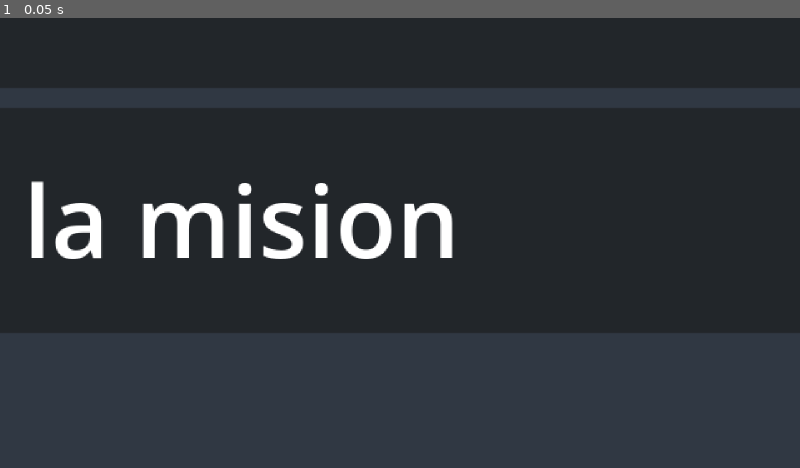
Above: before the commit, frame 1.
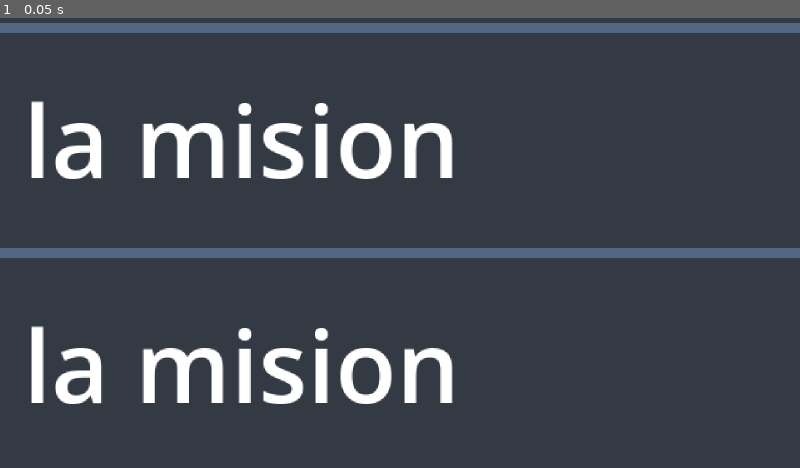
Above: after the commit, the same moment.

Repository: MatiasAndino/citybuilder_rpg
Game: Godot game, scene res://scenes/ui/mission_table/mission_table.tscn
Two runs of this game, one before a commit and one after it. Both use one fixed random seed, a clock stepped at 60 frames per second and the inputs below. The project has no main scene, so this scene is started directly.
Inputs:
- Up to frame 1 (0.05 s): no input

The runs differ from the first frame. In frame 1, 68% of the frame differs, in the area x 0-100%, y 0-86%.

Commit message:
WIP: MissionTable y sistema de misione

Diff:
--- a/scenes/ui/mission_table/mission/mission.tscn
+++ b/scenes/ui/mission_table/mission/mission.tscn
@@ -1,7 +1,11 @@
-[gd_scene load_steps=3 format=3 uid="uid://b04n6ah2oc1tn"]
+[gd_scene load_steps=5 format=3 uid="uid://b04n6ah2oc1tn"]
 
 [ext_resource type="StyleBox" uid="uid://dgr8rf8mwp8x7" path="res://resources/themes/ui_panel_transparent.tres" id="1_0gjlh"]
+[ext_resource type="Script" uid="uid://yueu825d2gqa" path="res://scripts/ui/mission_table/mission/mission.gd" id="1_s2sm8"]
 [ext_resource type="Texture2D" uid="uid://cbik1agu14a5r" path="res://assets/ui/icons_temp.png" id="1_t67p5"]
+
+[sub_resource type="StyleBoxFlat" id="StyleBoxFlat_0gjlh"]
+bg_color = Color(0.14117648, 0.14117648, 0.14117648, 0.6666667)
 
 [node name="Mission" type="PanelContainer"]
 custom_minimum_size = Vector2(0, 45)
@@ -15,6 +19,8 @@
 grow_vertical = 2
 size_flags_horizontal = 3
 size_flags_vertical = 3
+theme_override_styles/panel = SubResource("StyleBoxFlat_0gjlh")
+script = ExtResource("1_s2sm8")
 
 [node name="HBoxContainer" type="HBoxContainer" parent="."]
 layout_mode = 2
--- a/scenes/ui/mission_table/mission_table.tscn
+++ b/scenes/ui/mission_table/mission_table.tscn
@@ -1,7 +1,8 @@
-[gd_scene load_steps=4 format=3 uid="uid://cthernt7wx5bg"]
+[gd_scene load_steps=5 format=3 uid="uid://cthernt7wx5bg"]
 
 [ext_resource type="Script" uid="uid://1oktt4u5xhf3" path="res://scripts/ui/mission_table/mission_table.gd" id="1_rjac7"]
 [ext_resource type="StyleBox" uid="uid://d05jkop833tkl" path="res://resources/themes/ui_frame.tres" id="2_nr4ny"]
+[ext_resource type="StyleBox" uid="uid://dgr8rf8mwp8x7" path="res://resources/themes/ui_panel_transparent.tres" id="3_2730j"]
 [ext_resource type="PackedScene" uid="uid://b04n6ah2oc1tn" path="res://scenes/ui/mission_table/mission/mission.tscn" id="3_it0o0"]
 
 [node name="MissionTable" type="CanvasLayer"]
@@ -35,6 +36,7 @@
 layout_mode = 2
 
 [node name="PanelHeader" type="PanelContainer" parent="PanelContainer/MarginContainer/VBoxContainer"]
+visible = false
 layout_mode = 2
 size_flags_vertical = 3
 
@@ -42,18 +44,40 @@
 layout_mode = 2
 size_flags_vertical = 3
 size_flags_stretch_ratio = 5.0
+theme_override_styles/panel = ExtResource("3_2730j")
 
-[node name="VBoxContainer" type="VBoxContainer" parent="PanelContainer/MarginContainer/VBoxContainer/PanelBody"]
+[node name="VScrollBar" type="ScrollContainer" parent="PanelContainer/MarginContainer/VBoxContainer/PanelBody"]
 layout_mode = 2
+follow_focus = true
+
+[node name="VBoxContainer" type="VBoxContainer" parent="PanelContainer/MarginContainer/VBoxContainer/PanelBody/VScrollBar"]
+layout_mode = 2
+size_flags_horizontal = 3
 size_flags_vertical = 0
+theme_override_constants/separation = 0
 
-[node name="Mission" parent="PanelContainer/MarginContainer/VBoxContainer/PanelBody/VBoxContainer" instance=ExtResource("3_it0o0")]
+[node name="Mission" parent="PanelContainer/MarginContainer/VBoxContainer/PanelBody/VScrollBar/VBoxContainer" instance=ExtResource("3_it0o0")]
 layout_mode = 2
 
-[node name="Mission2" parent="PanelContainer/MarginContainer/VBoxContainer/PanelBody/VBoxContainer" instance=ExtResource("3_it0o0")]
+[node name="Mission2" parent="PanelContainer/MarginContainer/VBoxContainer/PanelBody/VScrollBar/VBoxContainer" instance=ExtResource("3_it0o0")]
 layout_mode = 2
 
-[node name="Mission3" parent="PanelContainer/MarginContainer/VBoxContainer/PanelBody/VBoxContainer" instance=ExtResource("3_it0o0")]
+[node name="Mission3" parent="PanelContainer/MarginContainer/VBoxContainer/PanelBody/VScrollBar/VBoxContainer" instance=ExtResource("3_it0o0")]
+layout_mode = 2
+
+[node name="Mission4" parent="PanelContainer/MarginContainer/VBoxContainer/PanelBody/VScrollBar/VBoxContainer" instance=ExtResource("3_it0o0")]
+layout_mode = 2
+
+[node name="Mission5" parent="PanelContainer/MarginContainer/VBoxContainer/PanelBody/VScrollBar/VBoxContainer" instance=ExtResource("3_it0o0")]
+layout_mode = 2
+
+[node name="Mission6" parent="PanelContainer/MarginContainer/VBoxContainer/PanelBody/VScrollBar/VBoxContainer" instance=ExtResource("3_it0o0")]
+layout_mode = 2
+
+[node name="Mission7" parent="PanelContainer/MarginContainer/VBoxContainer/PanelBody/VScrollBar/VBoxContainer" instance=ExtResource("3_it0o0")]
+layout_mode = 2
+
+[node name="Mission8" parent="PanelContainer/MarginContainer/VBoxContainer/PanelBody/VScrollBar/VBoxContainer" instance=ExtResource("3_it0o0")]
 layout_mode = 2
 
 [node name="PanelFooter" type="PanelContainer" parent="PanelContainer/MarginContainer/VBoxContainer"]
--- /dev/null
+++ b/scripts/ui/mission_table/mission/mission.gd
@@ -0,0 +1,31 @@
+extends PanelContainer
+
+const COLOR_SELECTED: Color = Color.MEDIUM_SEA_GREEN
+const COLOR_DEFAULT: Color = Color("242424aa")
+
+#var is_selected: bool = false:
+	#set(value):
+		#is_selected = value
+	#get:
+		#return is_selected
+
+var stylebox_selected: StyleBoxFlat
+var stylebox_default: StyleBoxFlat
+
+func _ready() -> void:
+	focus_mode = Control.FOCUS_ALL
+	stylebox_selected = StyleBoxFlat.new()
+	stylebox_selected.bg_color = COLOR_SELECTED
+	stylebox_selected.set_border_width_all(1)
+	stylebox_selected.set_corner_radius_all(3)
+	stylebox_default = StyleBoxFlat.new()
+	stylebox_default.bg_color = COLOR_DEFAULT
+	stylebox_default.border_color = Color.TRANSPARENT
+	stylebox_default.set_border_width_all(1)
+	add_theme_stylebox_override("panel", stylebox_default)
+
+func set_selected(value: bool) -> void:
+	if value:
+		add_theme_stylebox_override("panel", stylebox_selected)
+	else:
+		add_theme_stylebox_override("panel", stylebox_default)
--- a/scripts/ui/mission_table/mission_table.gd
+++ b/scripts/ui/mission_table/mission_table.gd
@@ -1,14 +1,41 @@
 extends CanvasLayer
 
+@onready var box_container: VBoxContainer = $PanelContainer/MarginContainer/VBoxContainer/PanelBody/VScrollBar/VBoxContainer
+@onready var scroll_bar: ScrollContainer = $PanelContainer/MarginContainer/VBoxContainer/PanelBody/VScrollBar
 
+var index: int
+var mission_array: Array
 signal window_closed
+
+func _ready() -> void:
+	index = 0
+	mission_array = box_container.get_children()
+	mission_array[index].set_selected(true)
 
 
 func _input(event):
+	_input_cancel(event)
+	_input_controls(event)
+
+func _input_controls(event) -> void:
+	if event.is_action_pressed("ui_down") and index < mission_array.size() - 1:
+		index += 1
+		_update_table()
+	elif event.is_action_pressed("ui_up") and index >= 1:
+		index -= 1
+		_update_table()
+
+func _input_cancel(event) -> void:
 	if event.is_action_pressed("ui_cancel"):
-		close_window()
+		_close_window()
 
+func _update_table() -> void:
+	for item in mission_array:
+		item.set_selected(false)
 
-func close_window() -> void:
+	mission_array[index].set_selected(true)
+	mission_array[index].grab_focus()
+
+func _close_window() -> void:
 	get_tree().paused = false
 	emit_signal("window_closed")
Not shown, added: scripts/ui/mission_table/mission/mission.gd.uid
